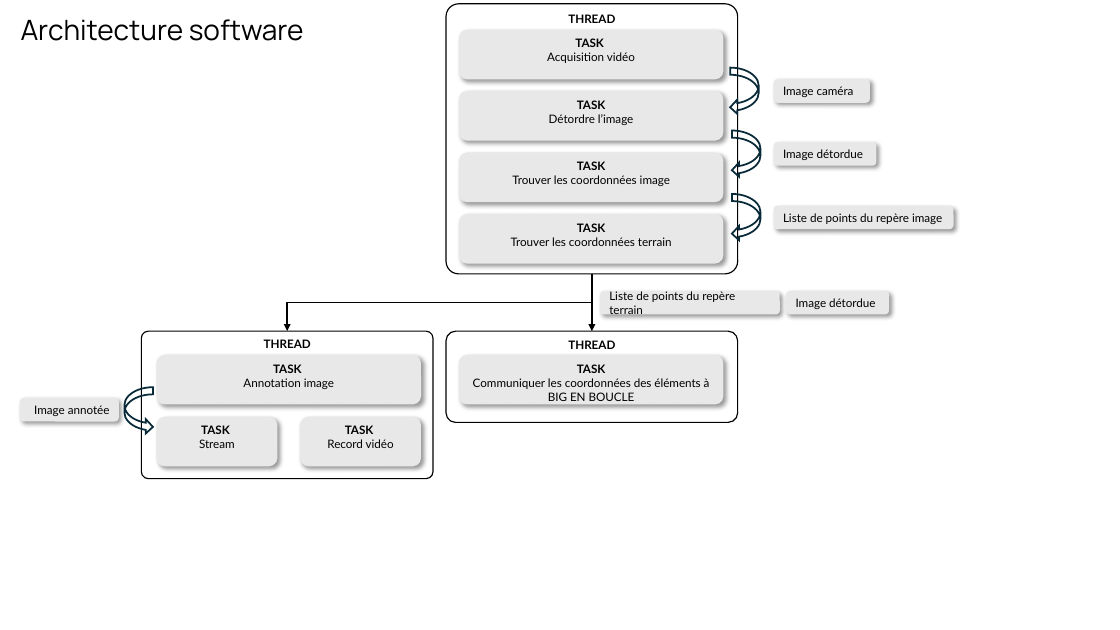
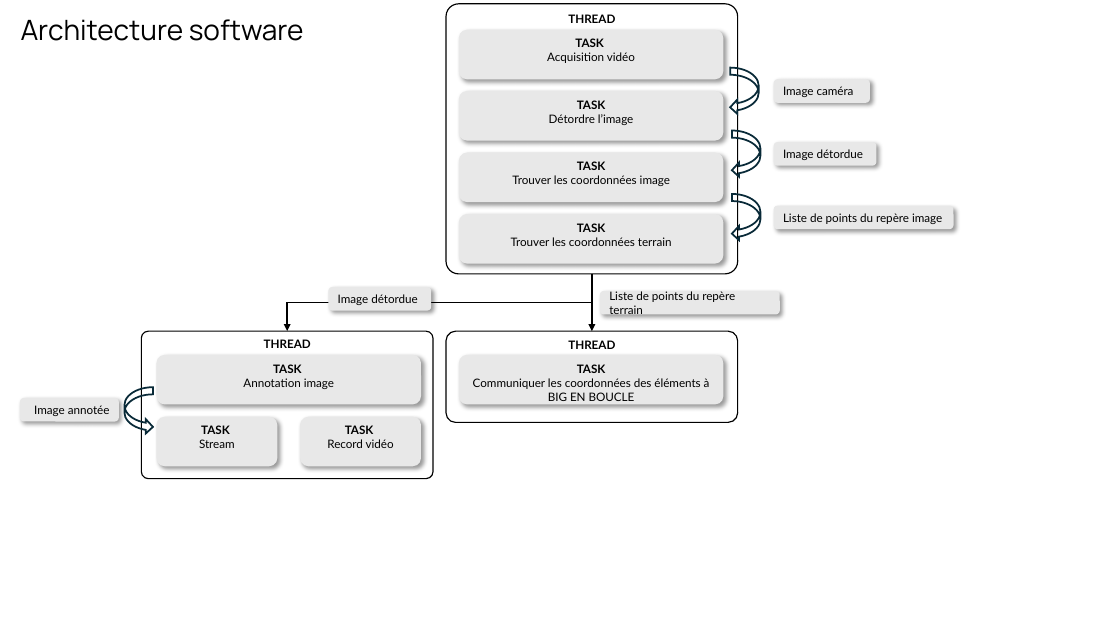
Before and after one commit to noegame/picam, a slide deck: slide 1 of docs/architecture.pptx. Drawn at 1120x630 pixels with LibreOffice and Linux fonts; fonts in the diff are those of the drawing. Boxes give left, top, right and bottom in pixels: in the first picture for what was removed or moved away, otherwise in the second. Text is boxed around its words. In the diff, an @@ line names an element or a change of style, - is before the commit and + after.

```diff
--- a/docs/architecture.pptx
+++ b/docs/architecture.pptx
@@ rounded rectangle "Image détordue": place and size @@
-rounded rectangle "Image détordue" at box(786, 291, 889, 314)
+rounded rectangle "Image détordue" at box(329, 287, 431, 311)
```
Also in this commit, not shown: 1 other slide changed, 1 slide added, 14 other files.
